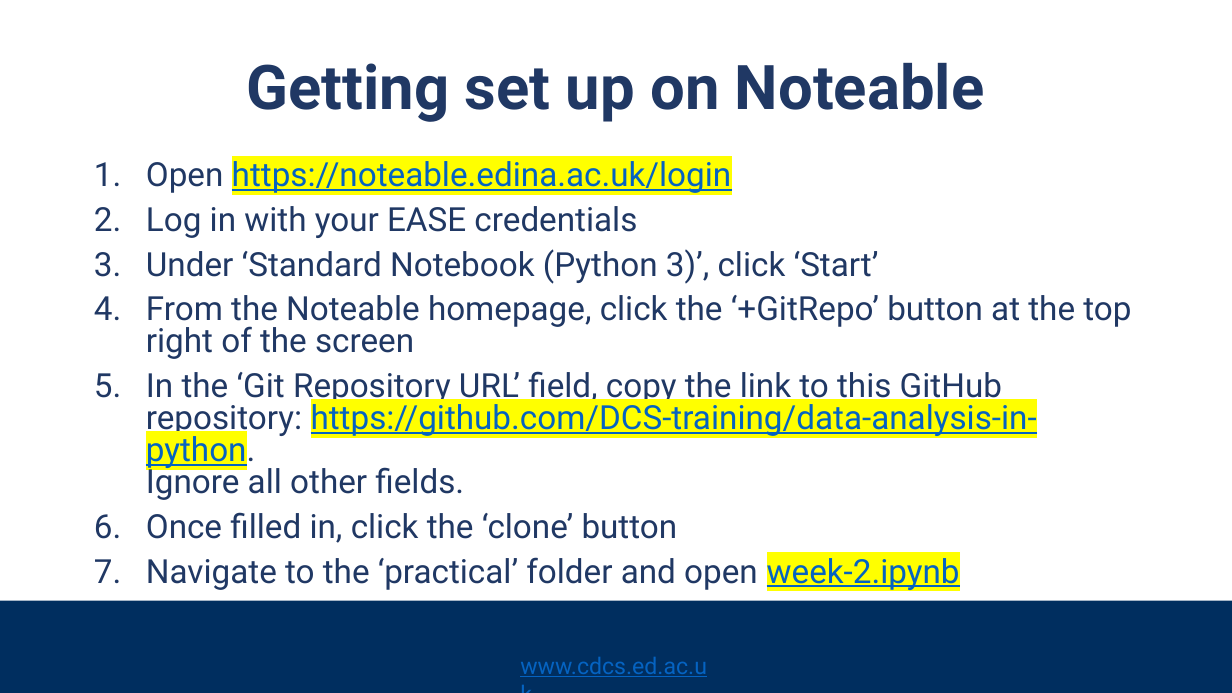
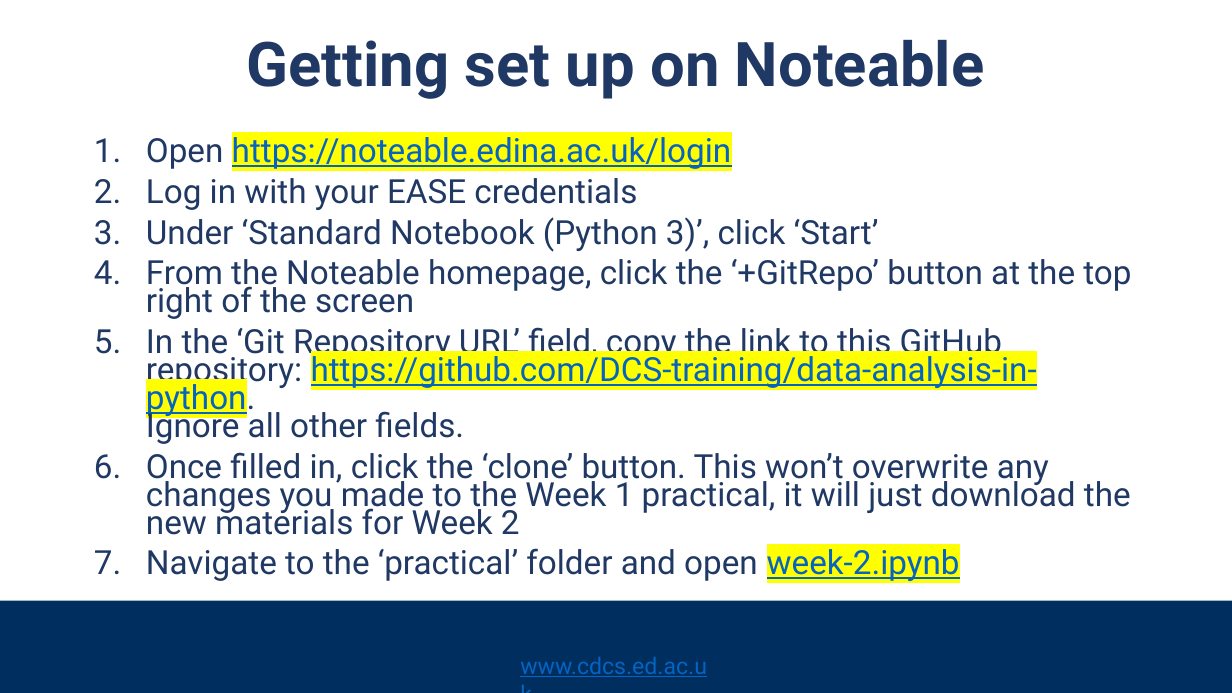
Before and after one commit to DCS-training/data-analysis-in-python, a slide deck: slide 12 of data-analysis-in-python-slides.pptx. Drawn at 1232x693 pixels with LibreOffice and Linux fonts; fonts in the diff are those of the drawing; background and template pictures are left out. Boxes give left, top, right and bottom in pixels: in the first picture for what was removed or moved away, otherwise in the second. Text is boxed around its words. In the diff, an @@ line names an element or a change of style, - is before the commit and + after.

Commit message:
Update slides

```diff
--- a/data-analysis-in-python-slides.pptx
+++ b/data-analysis-in-python-slides.pptx
@@ title "Getting set up on Noteable": place and size @@
-title "Getting set up on Noteable" at (247,62,984,122)
+title "Getting set up on Noteable" at (247,39,984,99)
@@ text "Open https://noteable.edina.ac.uk/login": place and size @@
-text "Open https://noteable.edina.ac.uk/login" at (146,161,1131,590)
+text "Open https://noteable.edina.ac.uk/login" at (146,137,1131,581)
@@ text at (146,137,1131,581): line spacing 0.8 to 0.7 @@
@@ text at (146,452,1131,535): text changed @@
-6. Once filled in, click the ‘clone’ button
+6. Once filled in, click the ‘clone’ button. This won’t overwrite any changes you made to the Week 1 practical, it will just download the new materials for Week 2
```
